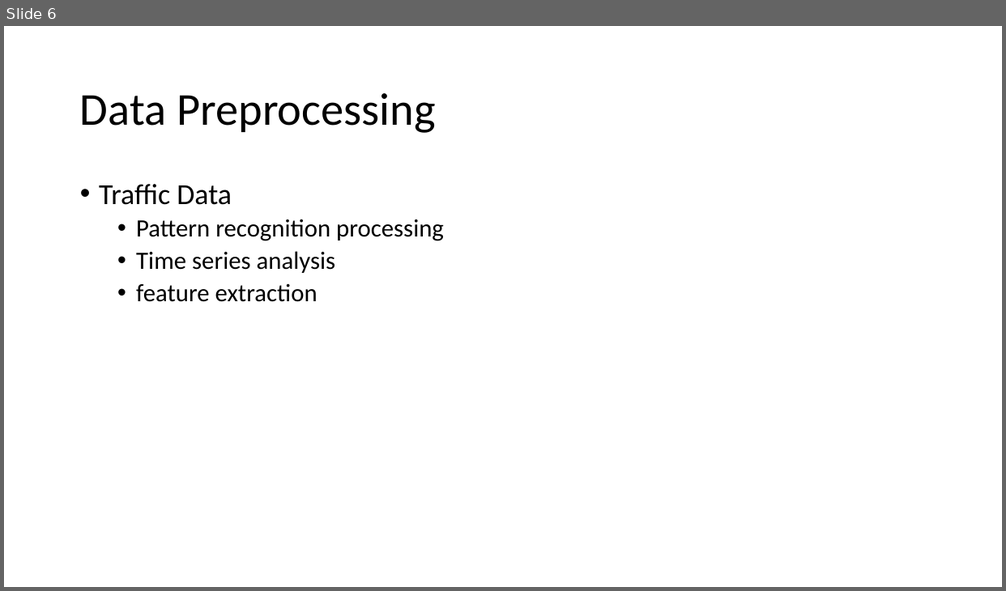
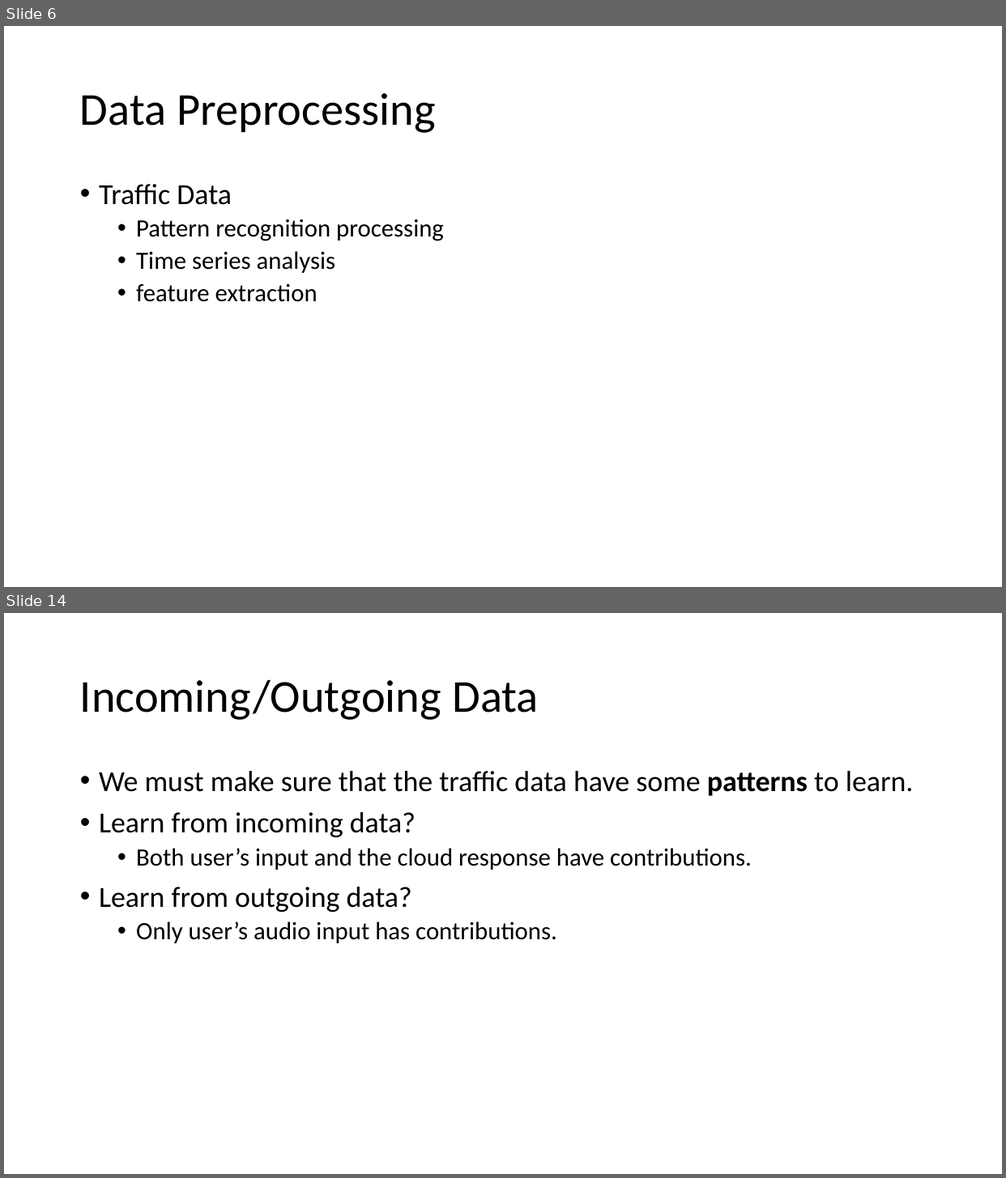
Before and after one commit to GXG-CS/Pi-Alexa, a slide deck: Presentation1.pptx. Shown one above the other, each under a label of ours: slide 6 before the commit, slides 6 and 14 after it; the slides between them are not shown. The pictures are 1006x591 and 1006x1178 pixels, drawn with LibreOffice and Linux fonts; fonts in the diff are those of the drawing. Boxes give left, top, right and bottom in pixels: in the first picture for what was removed or moved away, otherwise in the second. Text is boxed around its words. In the diff, an @@ line names an element or a change of style, - is before the commit and + after.

Commit message:
incoming/outgoing data

```diff
--- a/Presentation1.pptx
+++ b/Presentation1.pptx
@@ slide 14 added at <box>4,613,1002,1174</box>, background #FFFFFF @@
@@ title added at <box>80,679,539,720</box>, 44 pt, text #000000 @@
+Incoming/Outgoing Data
@@ text added at <box>99,771,914,943</box>, 28 pt, text #000000 @@
+• We must make sure that the traffic data have some patterns to learn.
+• Learn from incoming data?
+  • Both user’s input and the cloud response have contributions.
+• Learn from outgoing data?
+  • Only user’s audio input has contributions.
```
Also in this commit, not shown: 4 slides changed, 3 other slides added, 1 slide removed, 1 other file.
